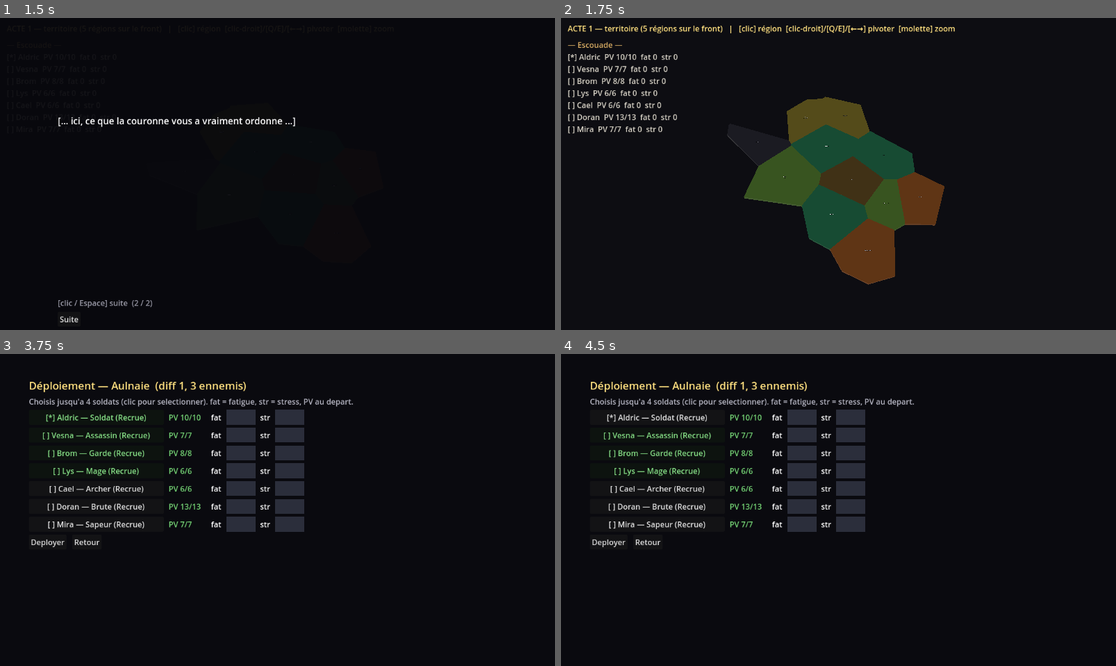
Above: before the commit, frames 1-4 (two rows, left to right).
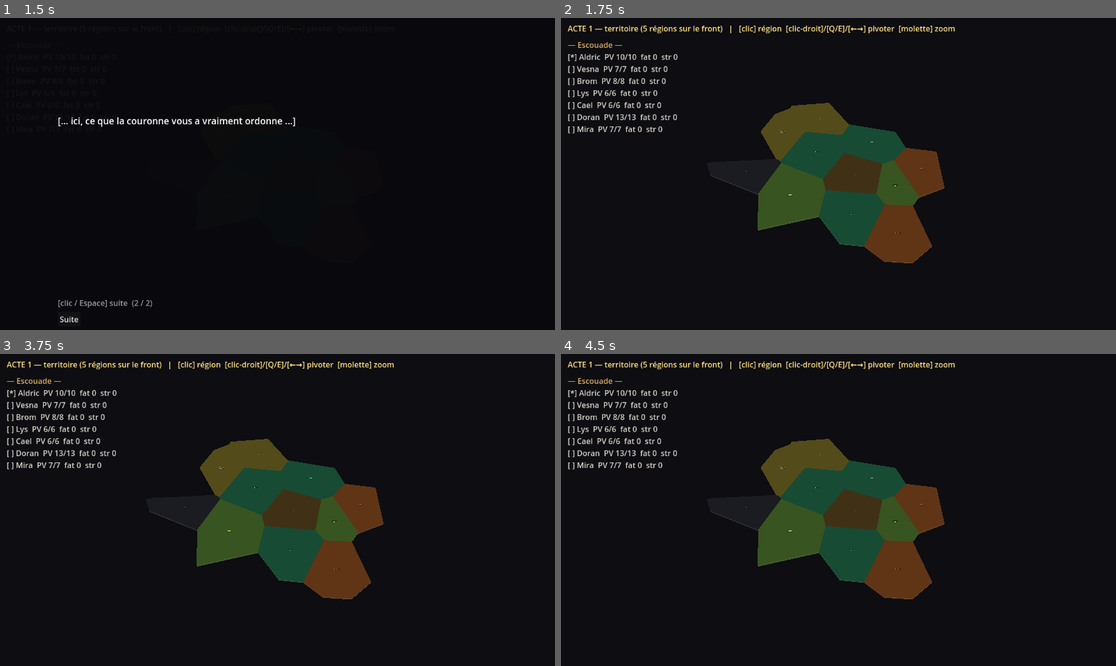
Above: after the commit, the same moments.

Repository: florentmathieu/game
Game: Godot game, scene res://scenes/Game.tscn
Two runs of this game, one before a commit and one after it. Both use one fixed random seed, a clock stepped at 60 frames per second and the inputs below.
Inputs (mouse positions are in pixels of both pictures, inside the frame that each line leads up to):
- Up to frame 1 (1.5 s): click "Suite" at 0.5 s; tap Enter at 1.25 s; move the mouse to (399, 158) at 1.27 s; hold Right from 1.28 s (still down); hold Q from 1.28 s (still down); click (399, 158) at 1.42 s
- Up to frame 2 (1.75 s): keep holding Right; keep holding Q; tap Space at 1.52 s; tap E at 1.55 s
- Up to frame 3 (3.75 s): tap Space at 1.82, 2, 2.85, 3.5 s; release Right at 2 s; release Q at 2 s; drag from (166, 525) to (249, 572) at 2.02 s; tap Enter at 2.75 s; move the mouse to (333, 441) at 2.77 s; hold Right 2.78-3.5 s; hold Q 2.78-3.5 s; drag from (249, 572) to (111, 463) at 3.52 s
- Up to frame 4 (4.5 s): click (655, 416) at 4.25 s, where only the run before the commit has a clickable "[*] Aldric — Soldat (Recrue)"

Frame 1 is identical in both runs. In frame 2, 7.6% of the frame differs, in the area x 26-70%, y 25-86%; in frame 3, 17%, in the area x 1-71%, y 2-79%; in frame 4, 17%.

Commit message:
Godot: rotation clavier FLUIDE (maintien Q/E ou ←/→)
Avant : saut instantané de 22,5° par appui. Maintenant : pivot continu
autour de l'axe vertical tant que la touche est tenue (~100°/s via
_process), en combat et sur le geoscape. Ré-export web.

Co-Authored-By: Claude Opus 4.8 <noreply@anthropic.com>
Claude-Session: https://claude.ai/code/session_011W5fGsCJX3Rz6FN17p17HS

Diff:
--- a/godot-port/scripts/Battle.gd
+++ b/godot-port/scripts/Battle.gd
@@ -881,11 +881,16 @@
 		elif e.button_index == MOUSE_BUTTON_LEFT and e.pressed: _click(e.position)
 	elif e is InputEventMouseMotion and _dragging:
 		_yaw -= e.relative.x * 0.01; _update_cam()
-	elif e is InputEventKey and e.pressed:
-		match e.keycode:
-			KEY_SPACE: _end_turn()
-			KEY_Q, KEY_LEFT: _yaw -= PI / 8.0; _update_cam()    # pivoter la carte (axe vertical)
-			KEY_E, KEY_RIGHT: _yaw += PI / 8.0; _update_cam()
+	elif e is InputEventKey and e.pressed and e.keycode == KEY_SPACE:
+		_end_turn()
+
+# rotation clavier fluide : pivote tant que Q/E (ou ←/→) est tenue
+func _process(delta: float) -> void:
+	if cam == null: return
+	var d := 0.0
+	if Input.is_key_pressed(KEY_Q) or Input.is_key_pressed(KEY_LEFT): d -= 1.0
+	if Input.is_key_pressed(KEY_E) or Input.is_key_pressed(KEY_RIGHT): d += 1.0
+	if d != 0.0: _yaw += d * 1.8 * delta; _update_cam()
 
 func _pick_cell(screen: Vector2) -> int:
 	if not cam: return -1
--- a/godot-port/scripts/Geoscape.gd
+++ b/godot-port/scripts/Geoscape.gd
@@ -110,9 +110,14 @@
 	elif e is InputEventMouseMotion:
 		if _dragging: _yaw -= e.relative.x*0.01; _update_cam()
 		else: var h := _pick(e.position); if h != hover: hover = h; _refresh()
-	elif e is InputEventKey and e.pressed:
-		if e.keycode == KEY_Q or e.keycode == KEY_LEFT: _yaw -= PI / 8.0; _update_cam()    # pivoter le territoire
-		elif e.keycode == KEY_E or e.keycode == KEY_RIGHT: _yaw += PI / 8.0; _update_cam()
+
+# rotation clavier fluide : pivote le territoire tant que Q/E (ou ←/→) est tenue
+func _process(delta: float) -> void:
+	if cam == null: return
+	var d := 0.0
+	if Input.is_key_pressed(KEY_Q) or Input.is_key_pressed(KEY_LEFT): d -= 1.0
+	if Input.is_key_pressed(KEY_E) or Input.is_key_pressed(KEY_RIGHT): d += 1.0
+	if d != 0.0: _yaw += d * 1.8 * delta; _update_cam()
 
 func _click(screen: Vector2) -> void:
 	var cell := _pick(screen)
Not shown, changed: docs/godot/index.html
Not shown, changed: docs/godot/index.pck
